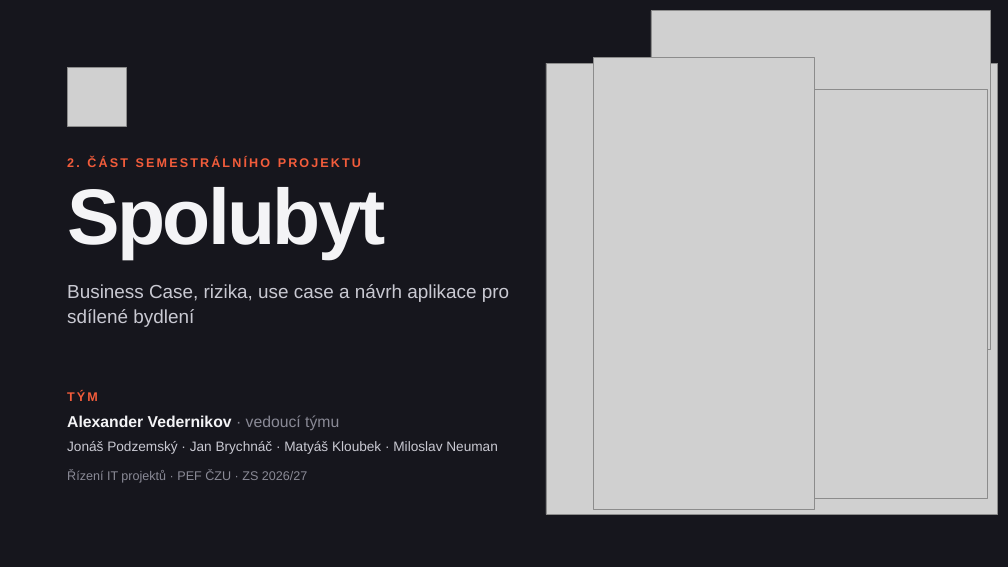
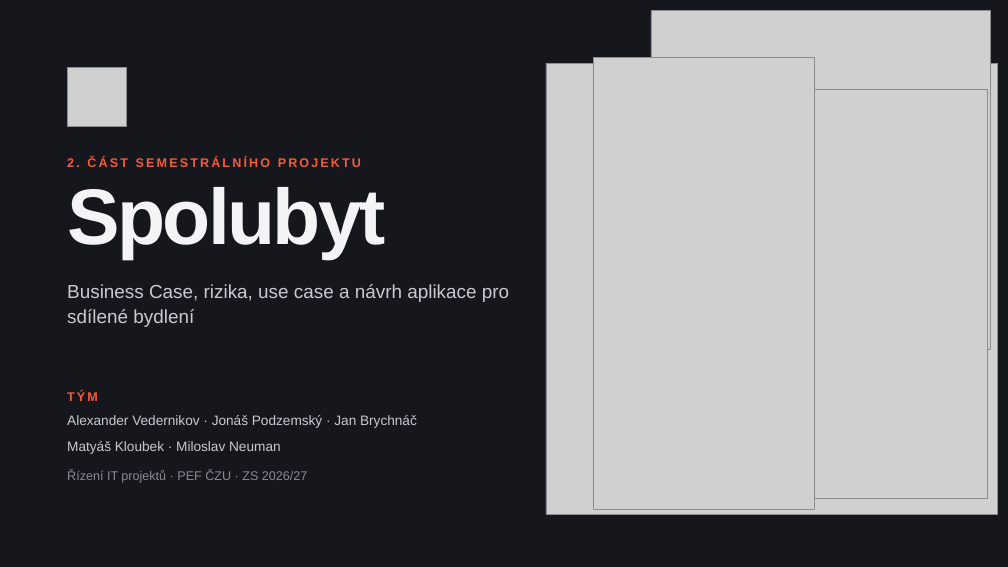
Before and after one commit to vedernikovalex/rizeni_it_projektu, a slide deck: slide 1 of spolubyt-cast-2.pptx. Drawn at 1008x567 pixels with LibreOffice and Linux fonts; fonts in the diff are those of the drawing; grey boxes stand for pictures. Boxes give left, top, right and bottom in pixels: in the first picture for what was removed or moved away, otherwise in the second. Text is boxed around its words. In the diff, an @@ line names an element or a change of style, - is before the commit and + after.

```diff
--- a/spolubyt-cast-2.pptx
+++ b/spolubyt-cast-2.pptx
@@ text at bbox=[67, 415, 417, 428]: text changed; size 15 to 13 pt; text colour #F4F4F6 to #C9C9D2; bold off @@
-Alexander Vedernikov · vedoucí týmu
+Alexander Vedernikov · Jonáš Podzemský · Jan Brychnáč
@@ text at bbox=[67, 441, 281, 454]: text changed @@
-Jonáš Podzemský · Jan Brychnáč · Matyáš Kloubek · Miloslav Neuman
+Matyáš Kloubek · Miloslav Neuman
```
Also in this commit, not shown: 2 other files.
